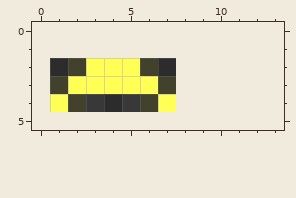
File history of a pixel-art file, Spaders/assets/original/ship_bullet_1.ase. Above, as it was before the edit.
7x3 pixels, 1 frame. The old version is drawn lined up with the new one, on the new canvas.
The result:
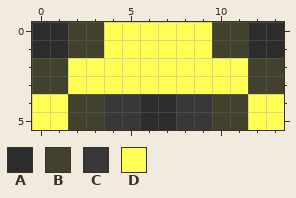
Palette (. is transparent): A #2c2c2c  B #41412c  C #383838  D #ffff55
The exact change:
canvas 7x3 -> 14x6, the old top-left corner now at 1,2
y 0..1: x 0..13 .............. -> AABBDDDDDDBBAA
y 2: x 0..2 .AB -> BBD; x 6..13 BA...... -> DDDDDDBB
y 3: x 0 . -> B; x 7..13 B...... -> DDDDDBB
y 4: x 0 . -> D; x 3..4 CA -> BC; x 6..13 BD...... -> AACCBBDD
y 5: x 0..13 .............. -> DDBBCCAACCBBDD
